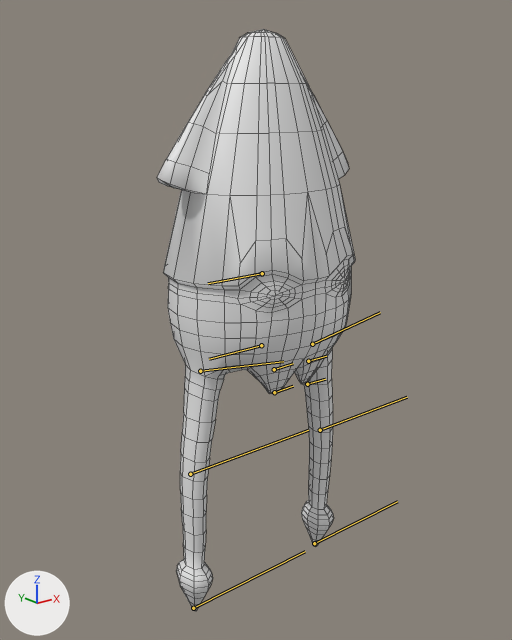
An edit to the FBX model GameJamTopia/Assets/Animations/Squid/Calamardo@swim.FBX, drawn before and after from the same camera.
Both versions are drawn from a camera (50 mm lens) standing at (-2.11, -2.59, 0.76) and looking at (-0.01, 0.03, -0.29). Arrows for +X, +Y and +Z are at lower left; the lights stay in place. Both versions are drawn at frame 43 of the action 'Take 001'; the numbers are the values there. The bones that bend it are drawn over the model as lines. Mesh edges are drawn as thin lines.

Objects in the first picture: 'LowPoly'.
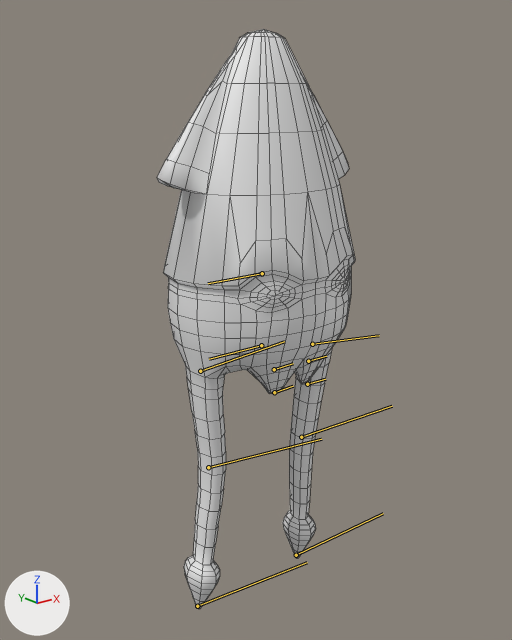
Location of each change, [x1, y1, x2, y2] in pixels of the pictures (512 x 640 px):
'LowPoly', posed: before [157, 29, 355, 611]; after [157, 29, 355, 609]
bone 'Bone014', root to tip: before (200, 371) to (283, 361); after (200, 371) to (284, 341)
bone 'Bone015', root to tip: before (190, 474) to (308, 430); after (208, 467) to (321, 439)
bone 'Bone011', root to tip: before (312, 344) to (380, 312); after (312, 344) to (379, 335)
bone 'Bone012', root to tip: before (320, 430) to (407, 397); after (301, 437) to (392, 406)

What the commit changed:
Bone 'Bone014' (bone_bone014) turns from (0, 0, -8) to (0, 0, 4) degrees about its own x, y and z.
Bone 'Bone015' (bone_bone015) turns from (0, 0, 7) to (0, 0, -11) degrees about its own x, y and z.
Bone 'Bone011' (bone_bone011) turns from (0, 0, 7) to (0, 0, -8) degrees about its own x, y and z.
Bone 'Bone012' (bone_bone012) turns from (0, 1, -7) to (0, 0, 7) degrees about its own x, y and z.
